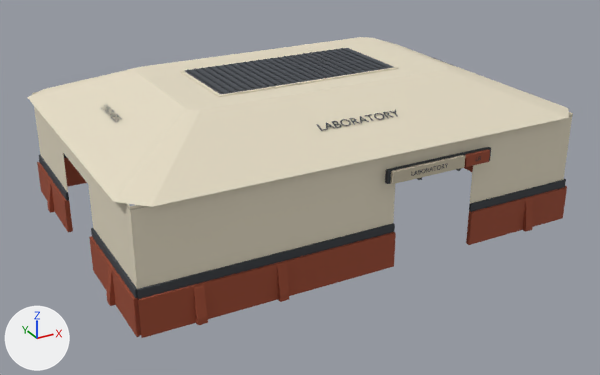
The glTF model art-source/predios-colonia-v001/export/laboratorio-casca-v001.glb, before and after one commit.
Before and after are seen from a 50 mm camera at (-12.15, -22.67, 11.92) aimed at (-0.03, -0.62, 0.9). Arrows for +X, +Y and +Z are at lower left; the lights stay in place. The older version comes first. Where no turn or scale is listed for an object, it has been applied to the vertices. Vertices at exactly the same position are counted once.

In view in the first picture: 'Building_Roof', 'Casca_Fixa', 'Casca_Parede', 'Casca_Placa' and 3 more.
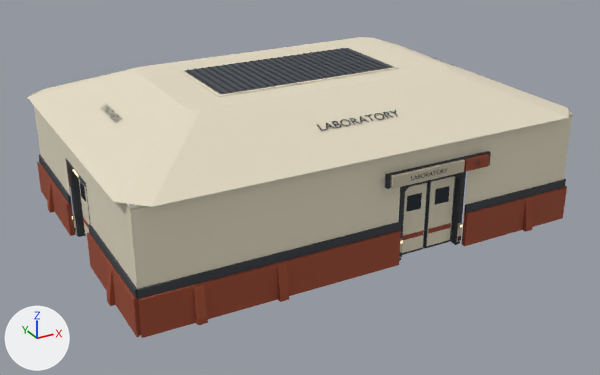
Where the change shows, as pixel boxes [x1, y1, x2, y2] in the pictures (600 x 375 px; the box of a moved part takes in the faces that stretch with it):
'Casca_Placa', moved
    before: [385, 147, 491, 184]
    after: [385, 151, 491, 189]
'Lab_ServiceDoor_R', added
    after: [423, 175, 455, 249]
'Lab_ServiceDoor_L', added
    after: [402, 181, 428, 255]
'Padrao_ARQ_Control_Portal_S_Lab_ServiceDoor', added
    after: [399, 171, 466, 261]
'Padrao_ARQ_Control_Portal_S_Lab_AirlockDoor', added
    after: [67, 160, 90, 237]
'Lab_AirlockDoor_L', added
    after: [79, 179, 90, 236]
part 1 of me_casca_fixa, moved or reshaped
    before: [137, 223, 396, 338]
    after: [137, 222, 401, 338]
part 2 of me_casca_fixa, moved or reshaped
    before: [466, 180, 567, 245]
    after: [461, 180, 567, 246]
part 3 of me_casca_fixa, moved or reshaped
    before: [89, 228, 137, 337]
    after: [87, 224, 137, 337]
part 4 of me_casca_fixa, moved or reshaped
    before: [37, 155, 73, 233]
    after: [37, 155, 75, 236]
part 6 of me_casca_parede, moved or reshaped
    before: [471, 113, 573, 203]
    after: [465, 113, 573, 205]
part 7 of me_casca_parede, moved or reshaped
    before: [470, 113, 572, 203]
    after: [465, 113, 572, 204]
part 8 of me_casca_parede, moved or reshaped
    before: [433, 138, 476, 159]
    after: [426, 139, 471, 165]
part 9 of me_casca_parede, moved or reshaped
    before: [381, 153, 442, 224]
    after: [381, 152, 444, 224]
part 10 of me_casca_parede, moved or reshaped
    before: [32, 93, 68, 192]
    after: [32, 93, 71, 196]
part 11 of me_casca_parede, moved or reshaped
    before: [94, 207, 137, 288]
    after: [91, 207, 137, 288]
part 12 of me_casca_parede, moved or reshaped
    before: [61, 139, 130, 228]
    after: [64, 142, 130, 224]

The change, as a list of edits to the scene's bpy script:
```text
Add mat_mat_control_atlas_2k:
    mat_mat_control_atlas_2k = bpy.data.materials.new('MAT_Control_Atlas_2K')
    # uses the picture img_control_v002_basecolor
    # uses the picture img_control_v002_emission
    # uses the picture img_control_v002_normal
    # uses the picture img_control_v002_orm
Change me_casca_fixa:
    where me_casca_fixa.from_pydata(...)  # 196 vertices, 352 faces; spans x -7.35..7.55, y -5.35..5.55, z 0.0..3.54
    me_casca_fixa part 1
    add for i in [0, 1, 6, 7, 16, 20, 21]: me_casca_fixa.vertices[i].co += Vector((0.18, 0.0, 0.0))
    me_casca_fixa part 2
    add for i in [*range(10, 14), 23, 24, 25]: me_casca_fixa.vertices[i].co += Vector((-0.18, 0.0, 0.0))
    me_casca_fixa part 3
    add for i in [*range(71, 75), 83, 84, 85]: me_casca_fixa.vertices[i].co += Vector((0.0, 0.28, 0.0))
    me_casca_fixa part 4
    add for i in [76, 77, 80, 81, 87, 90, 91]: me_casca_fixa.vertices[i].co += Vector((0.0, -0.28, 0.0))
Change me_casca_placa:
    remove me_casca_placa.from_pydata(...)  # 40 vertices, 60 faces; spans x 0.17..3.83, y -5.39..-5.05, z 2.65..3.15
    add me_casca_placa.from_pydata(...)  # 40 vertices, 60 faces; spans x 0.17..3.83, y -5.39..-5.05, z 2.51..3.01
    me_casca_placa part 5: the whole mesh is moved by (0.0, 0.0, -0.14)
Change me_casca_parede:
    where me_casca_parede.from_pydata(...)  # 48 vertices, 96 faces; spans x -7.06..7.26, y -5.06..5.26, z 1.35..3.6
    me_casca_parede part 6: all 2 vertices in x 3.4, y -5.06..-5.05, z 1.35 are moved by (-0.18, 0.0, 0.0)
    me_casca_parede part 7: all 2 vertices in x 3.4, y -5.06..-5.05, z 3.6 are moved by (-0.18, 0.0, 0.0)
    me_casca_parede part 8: all 2 vertices in x 0.6, y -5.06..-5.05, z 2.7 are moved by (0.18, 0.0, -0.07)
    me_casca_parede part 9: all 2 vertices in x 0.6, y -5.06..-5.05, z 3.6 are moved by (0.18, 0.0, 0.0)
    me_casca_parede part 10: all 2 vertices in x -7.06..-7.05, y 1.6, z 3.6 are moved by (0.0, -0.28, 0.0)
    me_casca_parede part 11: all 2 vertices in x -7.06..-7.05, y -1.2, z 1.35 are moved by (0.0, 0.28, 0.0)
    me_casca_parede part 12: all 2 vertices in x -7.06..-7.05, y -1.2, z 3.6 are moved by (0.0, 0.28, 0.0)
Add ob_padrao_arq_control_portal_s_lab_servicedoor:
    ob_padrao_arq_control_portal_s_lab_servicedoor = bpy.data.objects.new('Padrao_ARQ_Control_Portal_S_Lab_ServiceDoor', me_cube_007)  # 168 vertices, 276 faces; spans x -1.2..1.2, y -0.36..0.03, z 0.0..2.66
    ob_padrao_arq_control_portal_s_lab_servicedoor.location = (2.0, -4.76, 0.0)
Add ob_lab_servicedoor_r:
    ob_lab_servicedoor_r = bpy.data.objects.new('Lab_ServiceDoor_R', me_cube_006)  # 40 vertices, 64 faces; spans x -0.51..0.51, y -0.06..0.07, z 0.0..2.38
    ob_lab_servicedoor_r.location = (2.51, -4.76, 0.0)
Add ob_lab_servicedoor_l:
    ob_lab_servicedoor_l = bpy.data.objects.new('Lab_ServiceDoor_L', me_cube_005)  # 40 vertices, 64 faces; spans x -0.51..0.51, y -0.06..0.07, z 0.0..2.38
    ob_lab_servicedoor_l.location = (1.49, -4.76, 0.0)
Add ob_padrao_arq_control_portal_s_lab_airlockdoor:
    ob_padrao_arq_control_portal_s_lab_airlockdoor = bpy.data.objects.new('Padrao_ARQ_Control_Portal_S_Lab_AirlockDoor', me_cube_012)  # 168 vertices, 276 faces; spans x -0.36..0.03, y -1.08..1.08, z 0.0..2.66
    ob_padrao_arq_control_portal_s_lab_airlockdoor.location = (-6.76, 0.2, 0.0)
Add ob_lab_airlockdoor_l:
    ob_lab_airlockdoor_l = bpy.data.objects.new('Lab_AirlockDoor_L', me_cube_009)  # 40 vertices, 64 faces; spans x -0.06..0.07, y -0.46..0.46, z 0.0..2.38
    ob_lab_airlockdoor_l.location = (-6.76, 0.66, 0.0)
```
